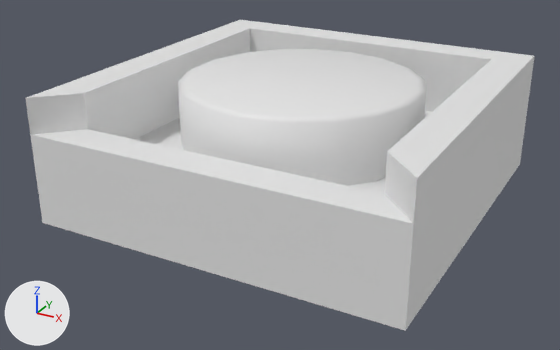
The Blender file Assets/_Art/Scenarios/lena-inside-helen/Models/SM_UndockButton.blend as it was, and as the next commit left it.
Rendered twice from a camera (50 mm lens) standing at (0.0659, -0.1287, 0.066) and looking at (-0.0022, -0.0048, 0.0041). Arrows for +X, +Y and +Z are at lower left; the lights stay in place.

The first picture shows 'SM_Button', 'SM_ButtonBase'.
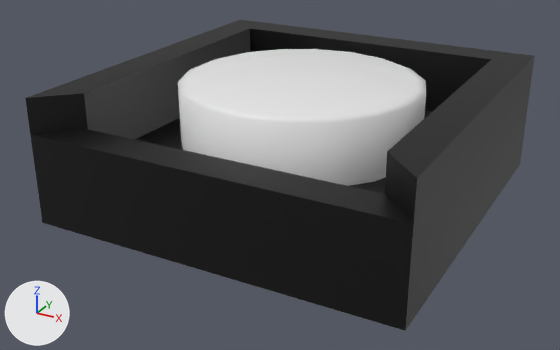
Changed parts and their boxes (x1, y1, x2, y2) in the pictures (560 x 350 px):
'SM_ButtonBase', recoloured (white to black)
    both: (25, 20, 534, 331)

Edits to the bpy script that builds the scene:
```text
Change mat_m_buttonbase:
    mat_m_buttonbase.base_color: (0.8, 0.8, 0.8) -> (0.0, 0.0, 0.0)  # white #e7e7e7 -> black #000000
```
